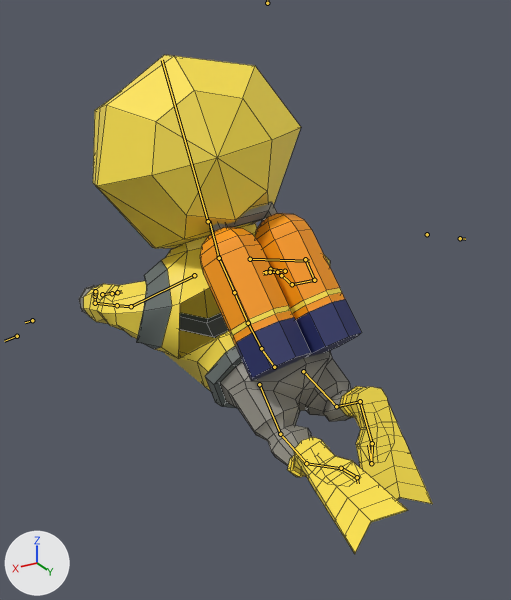
Before and after pictures for a commit that changed the FBX model Assets/_ART/ANIM_swim_forward.fbx.
Rendered twice from a 50 mm lens placed at (1.35, 2.1, 1.97), pointed at (0.01, -0.14, 0.85). Every picture has the same lights, and +X, +Y and +Z are marked at lower left. Both versions are drawn at frame 12 of the action 'Take 001'; the numbers are the values there. The bones that bend it are drawn over the model as lines. Mesh edges are drawn as thin lines.

Objects in the first picture: 'Diver_mesh_01', 'Flipper_L_01', 'Flipper_L_02', 'aqualung_geo_01'.
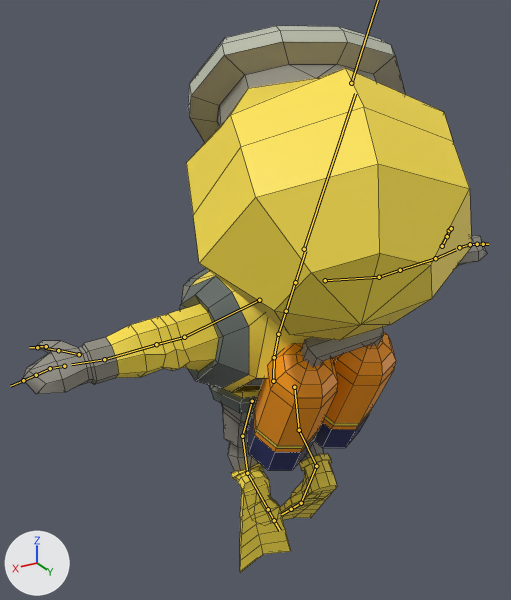
Location of each change, [x1, y1, x2, y2] in pixels of the pictures (511 x 600 px):
'Diver_mesh_01', posed (47% wider, 14% taller): before [79, 55, 394, 477]; after [22, 26, 487, 507]
'aqualung_geo_01', posed (7% narrower, 20% shorter): before [200, 202, 361, 381]; after [246, 327, 396, 470]
'Flipper_L_01', posed (54% narrower, 19% shorter): before [297, 442, 408, 554]; after [240, 483, 291, 573]
'Flipper_L_02', posed: before [356, 400, 433, 504]; after [280, 490, 334, 520]
bone 'mixamorig:Hips', root to tip: before (274, 367) to (260, 347); after (273, 381) to (274, 355)
bone 'mixamorig:Neck', root to tip: before (219, 258) to (209, 221); after (295, 282) to (305, 251)
bone 'mixamorig:Head', root to tip: before (208, 221) to (162, 60); after (304, 249) to (355, 93)
bone 'mixamorig:LeftShoulder', root to tip: before (194, 275) to (131, 306); after (259, 300) to (184, 337)
bone 'mixamorig:LeftArm', root to tip: before (131, 306) to (117, 305); after (184, 337) to (156, 344)
bone 'mixamorig:LeftHand', root to tip: before (95, 303) to (95, 297); after (104, 359) to (71, 364)
bone 'mixamorig:LeftHandThumb1', root to tip: before (102, 294) to (112, 293); after (79, 354) to (58, 350)
bone 'mixamorig:LeftHandThumb3', root to tip: before (117, 292) to (122, 291); after (46, 346) to (38, 346)
bone 'mixamorig:LeftHandIndex1', root to tip: before (95, 296) to (95, 293); after (64, 366) to (49, 368)
bone 'mixamorig:LeftHandIndex2', root to tip: before (95, 293) to (95, 291); after (50, 368) to (36, 375)
bone 'mixamorig:RightArm', root to tip: before (305, 259) to (314, 280); after (379, 277) to (400, 270)
bone 'mixamorig:RightForeArm', root to tip: before (314, 280) to (292, 284); after (400, 270) to (435, 258)
bone 'mixamorig:RightHand', root to tip: before (292, 284) to (283, 277); after (435, 258) to (456, 249)
bone 'mixamorig:RightHandThumb1', root to tip: before (285, 271) to (270, 269); after (442, 246) to (447, 236)
bone 'mixamorig:RightHandThumb2', root to tip: before (270, 269) to (266, 272); after (447, 236) to (449, 231)
bone 'mixamorig:RightHandIndex1', root to tip: before (281, 275) to (277, 272); after (459, 247) to (470, 244)
bone 'mixamorig:RightHandIndex2', root to tip: before (277, 272) to (270, 272); after (470, 244) to (477, 244)
bone 'mixamorig:RightHandIndex3', root to tip: before (270, 272) to (263, 272); after (477, 244) to (483, 244)

The edits, one by one:
Bone 'mixamorig:Hips' (bone_mixamorig_hips) moves from (-0.2, 6.3, -0.2) to (0.0, 0.0, 0.0).
Bone 'mixamorig:Hips' (bone_mixamorig_hips) turns from (69, 0, 0) to (0, 0, 0) degrees about its own x, y and z.
Bone 'mixamorig:Neck' (bone_mixamorig_neck) turns from (-20, 0, 0) to (0, 0, 0) degrees about its own x, y and z.
Bone 'mixamorig:Head' (bone_mixamorig_head) turns from (-7, -17, -3) to (-6, -17, -3) degrees about its own x, y and z.
Bone 'mixamorig:LeftShoulder' (bone_mixamorig_leftshoulder) turns from (-13, -14, 33) to (0, 0, 0) degrees about its own x, y and z.
Bone 'mixamorig:LeftArm' (bone_mixamorig_leftarm) turns from (1, -2, 52) to (0, 0, 0) degrees about its own x, y and z.
Bone 'mixamorig:LeftHand' (bone_mixamorig_lefthand) turns from (-6, -28, 28) to (0, 0, 0) degrees about its own x, y and z.
Bone 'mixamorig:LeftHandThumb1' (bone_mixamorig_lefthandthumb1) turns from (23, -2, 5) to (0, 0, 0) degrees about its own x, y and z.
Bone 'mixamorig:LeftHandThumb3' (bone_mixamorig_lefthandthumb3) turns from (-16, 4, 15) to (0, 0, 0) degrees about its own x, y and z.
Bone 'mixamorig:LeftHandIndex1' (bone_mixamorig_lefthandindex1) turns from (8, -1, 10) to (0, 0, 0) degrees about its own x, y and z.
Bone 'mixamorig:LeftHandIndex2' (bone_mixamorig_lefthandindex2) turns from (-25, -1, -3) to (0, 0, 0) degrees about its own x, y and z.
Bone 'mixamorig:RightArm' (bone_mixamorig_rightarm) moves from (4.5, 1.4, -2.2) to (0.0, 0.0, 0.0).
Bone 'mixamorig:RightArm' (bone_mixamorig_rightarm) turns from (82, 15, -2) to (0, 0, 0) degrees about its own x, y and z.
Bone 'mixamorig:RightForeArm' (bone_mixamorig_rightforearm) turns from (0, 0, -91) to (0, 0, 0) degrees about its own x, y and z.
Bone 'mixamorig:RightHand' (bone_mixamorig_righthand) turns from (-20, 13, -18) to (0, 0, 0) degrees about its own x, y and z.
Bone 'mixamorig:RightHandThumb1' (bone_mixamorig_righthandthumb1) turns from (57, -6, 2) to (0, 0, 0) degrees about its own x, y and z.
Bone 'mixamorig:RightHandThumb2' (bone_mixamorig_righthandthumb2) turns from (-1, 1, 56) to (0, 0, 0) degrees about its own x, y and z.
Bone 'mixamorig:RightHandIndex1' (bone_mixamorig_righthandindex1) turns from (-1, 0, -7) to (0, 0, 0) degrees about its own x, y and z.
Bone 'mixamorig:RightHandIndex2' (bone_mixamorig_righthandindex2) turns from (31, 1, 2) to (0, 0, 0) degrees about its own x, y and z.
Bone 'mixamorig:RightHandIndex3' (bone_mixamorig_righthandindex3) turns from (19, 0, 0) to (0, 0, 0) degrees about its own x, y and z.
